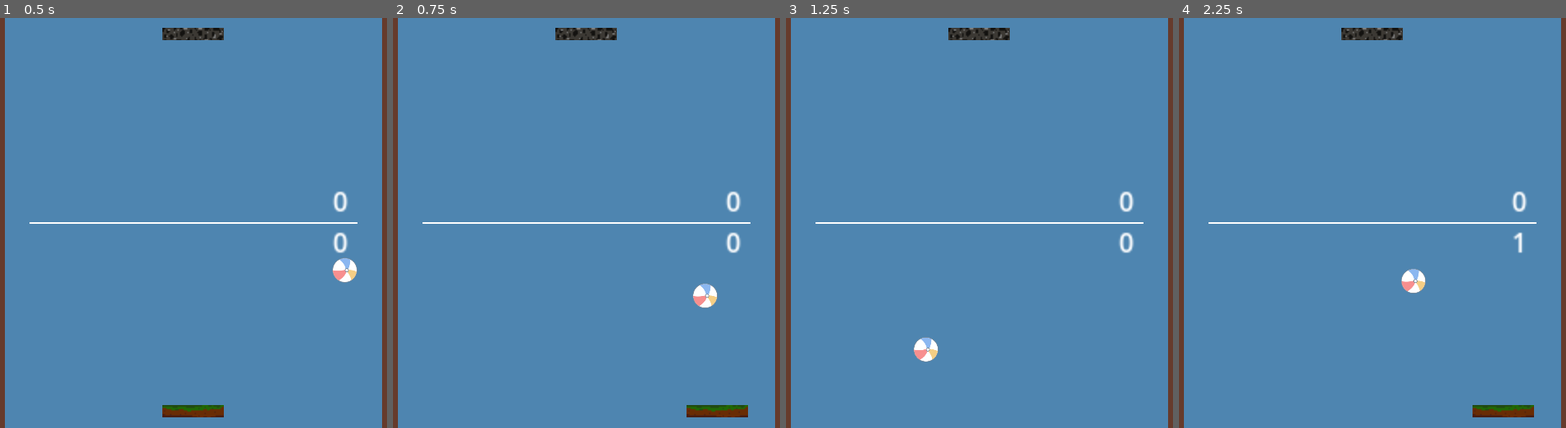
Above: before the commit, frames 1-4 (left to right).
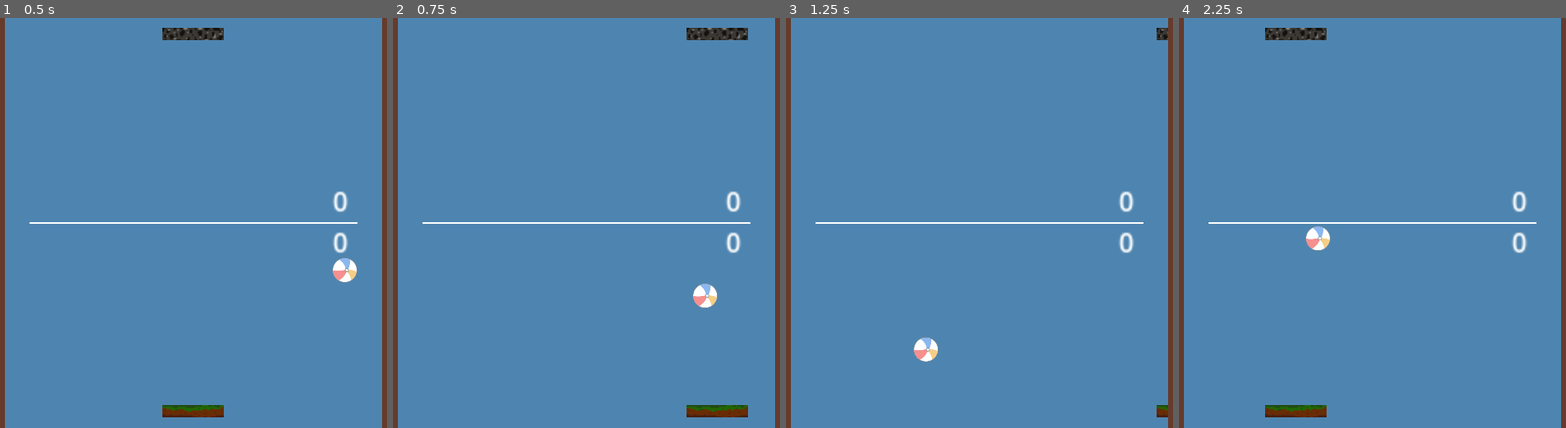
Above: after the commit, the same moments.

Repository: HoneyBunny0/GodotGames
Game: Godot game, scene res://main.tscn
The game is run twice, just before and just after one commit, with the same random seed, the same clock (stepped at 60 frames per second) and the same inputs.
Inputs:
- Up to frame 1 (0.5 s): no input
- Up to frame 2 (0.75 s): hold Right (ui_right) from 0.53 s (still down)
- Up to frame 3 (1.25 s): keep holding Right (ui_right)
- Up to frame 4 (2.25 s): release Right (ui_right) at 1.28 s; hold Left (ui_left) 1.28-2.03 s; hold Right (ui_right) from 2.03 s (still down)

Frame 1 is identical in both runs. In frame 2, 1.0% of the frame differs, in the area x 41-92%, y 2-6%; in frame 3, 0.7%; in frame 4, 2.7%, in the area x 22-92%, y 2-98%.

Commit message:
udpate clamp on borders

Diff:
--- a/Pong/Scripts/Brick.gd
+++ b/Pong/Scripts/Brick.gd
@@ -2,13 +2,18 @@
 
 @export var speed = 800
 @export var player = 0
+var inputs = ["ui_left", "ui_right"]
+var screen_size = 0
 
-func _process(delta):
-	var inputs = ["ui_left", "ui_right"]
+func _init():
 	if player != 0:
 		inputs = ["key_left", "key_right"]
 
-	if Input.is_action_pressed(inputs[0]):
+func _ready():
+	screen_size = get_viewport().get_visible_rect().size
+
+func _process(delta):
+	if Input.is_action_pressed(inputs[0]) and position.x > 0:
 		position.x -= delta * speed
-	if Input.is_action_pressed(inputs[1]):
+	if Input.is_action_pressed(inputs[1]) and position.x < screen_size.y:
 		position.x += delta * speed
Not shown, changed: Pong/Linux.zip
Not shown, changed: Pong/Windows.zip
